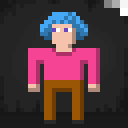
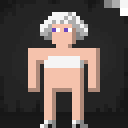
Layer changes from the first (128, 128) image to the second:
hid "pants color" over left=28, top=12, right=100, bottom=128
hid "trousers" over left=44, top=80, right=84, bottom=120
hid "shirt color" over left=28, top=12, right=100, bottom=128
showed "bra" over left=44, top=56, right=84, bottom=68
hid "long shirt" over left=28, top=48, right=100, bottom=84
hid "body color" (1st of 2, in "character") over left=28, top=12, right=100, bottom=128
hid "feet color", painted on it over left=28, top=12, right=100, bottom=128
added group "feet" (1st of 2, in "character") with 3 layers in group "character" over left=40, top=100, right=88, bottom=128
added layer "heels" in group "feet" over left=40, top=120, right=88, bottom=128
hid "feet" (2nd of 2, in "character" › "feet"), moved it into group "feet" over left=44, top=120, right=84, bottom=124
hid "gems color" over left=28, top=12, right=100, bottom=128
